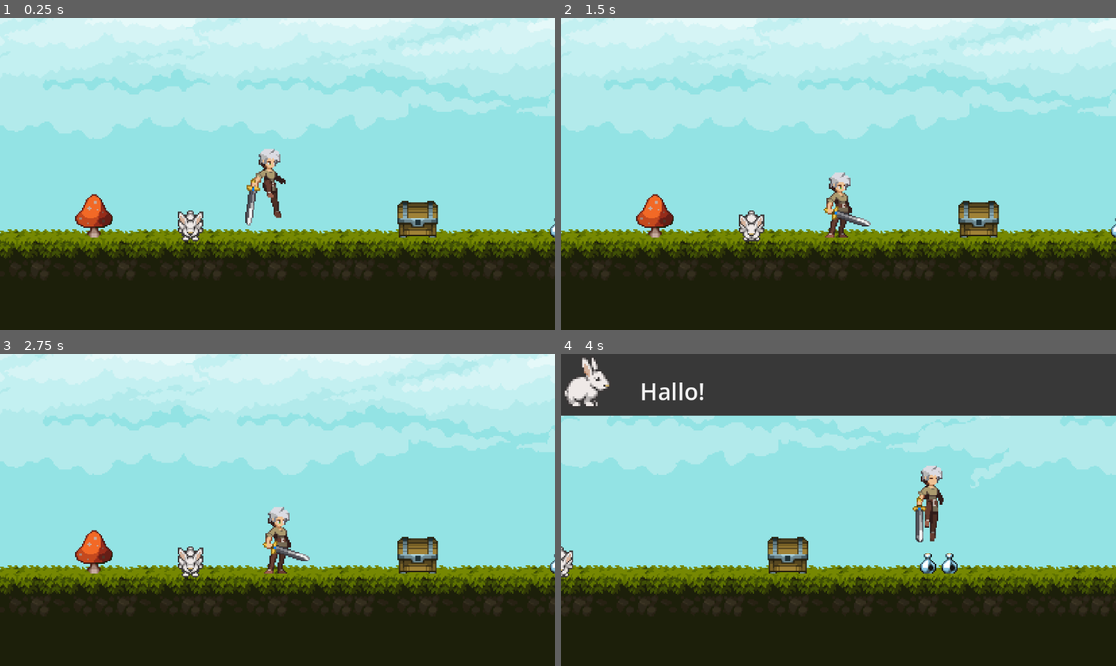
Above: before the commit, frames 1-4 (two rows, left to right).
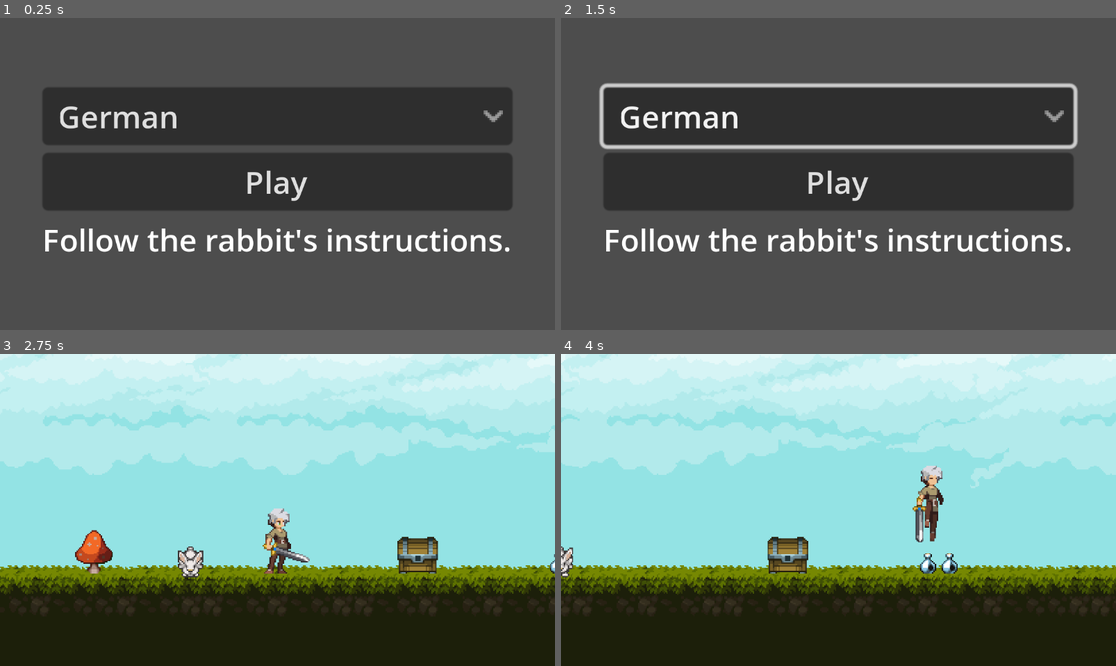
Above: after the commit, the same moments.

Repository: koljapluemer/lingua-escape
Game: Godot game, scene res://Levels/start_menu.tscn
The game is run twice, just before and just after one commit, with the same random seed, the same clock (stepped at 60 frames per second) and the same inputs. Before the commit the project starts from res://Levels/test_level.tscn.
Inputs (mouse positions are in pixels of both pictures, inside the frame that each line leads up to):
- Up to frame 1 (0.25 s): no input
- Up to frame 2 (1.5 s): click (838, 114) at 0.5 s, where only the run after the commit has a clickable "German"; click (838, 180) at 1.25 s, where only the run after the commit has a clickable "Play"
- Up to frame 3 (2.75 s): click (277, 516) at 2 s, where only the run after the commit has a clickable "Play"
- Up to frame 4 (4 s): hold D (right) from 2.78 s (still down); tap Space (jump) at 3.02, 3.77 s

The runs differ from the first frame. In frame 1, 100% of the frame differs, in the area x 0-100%, y 0-100%; in frame 2, 100%; in frame 3, 0.6%; in frame 4, 20%.
Error before the commit: Invalid access to property or key 'id' on a base object of type 'Nil'. (res://Levels/test_level.gd:111)

Commit message:
add rudimentary start menu

Diff:
--- /dev/null
+++ b/Levels/start_menu.gd
@@ -0,0 +1,14 @@
+extends Control
+
+# Called when the node enters the scene tree for the first time.
+func _ready() -> void:
+	pass # Replace with function body.
+
+
+# Called every frame. 'delta' is the elapsed time since the previous frame.
+func _process(delta: float) -> void:
+	pass
+
+
+func _on_button_play_pressed() -> void:
+	get_tree().change_scene_to_file("res://Levels/test_level.tscn")
--- /dev/null
+++ b/Levels/start_menu.tscn
@@ -0,0 +1,43 @@
+[gd_scene load_steps=2 format=3 uid="uid://dm8wkuy1su4w6"]
+
+[ext_resource type="Script" path="res://Levels/start_menu.gd" id="1_5715b"]
+
+[node name="StartMenu" type="Control"]
+layout_mode = 3
+anchors_preset = 15
+anchor_right = 1.0
+anchor_bottom = 1.0
+grow_horizontal = 2
+grow_vertical = 2
+script = ExtResource("1_5715b")
+
+[node name="CenterContainer" type="CenterContainer" parent="."]
+layout_mode = 1
+anchors_preset = 15
+anchor_right = 1.0
+anchor_bottom = 1.0
+grow_horizontal = 2
+grow_vertical = 2
+
+[node name="VBoxContainer" type="VBoxContainer" parent="CenterContainer"]
+layout_mode = 2
+
+[node name="SelectLanguage" type="OptionButton" parent="CenterContainer/VBoxContainer"]
+layout_mode = 2
+item_count = 2
+selected = 0
+popup/item_0/text = "German"
+popup/item_0/id = 0
+popup/item_1/text = "Italian"
+popup/item_1/id = 1
+popup/item_1/disabled = true
+
+[node name="ButtonPlay" type="Button" parent="CenterContainer/VBoxContainer"]
+layout_mode = 2
+text = "Play"
+
+[node name="Label" type="Label" parent="CenterContainer/VBoxContainer"]
+layout_mode = 2
+text = "Follow the rabbit's instructions."
+
+[connection signal="pressed" from="CenterContainer/VBoxContainer/ButtonPlay" to="." method="_on_button_play_pressed"]
--- a/Levels/test_level.gd
+++ b/Levels/test_level.gd
@@ -108,9 +108,10 @@
 	timer.start()
 
 func _on_player_reached_potential_goal(goal):
-	if goal.id == current_goal_object.id and target_hot:
-		target_hot = false
-		give_praise_and_start_next()
+	if target_hot:
+		if goal.id == current_goal_object.id:
+			target_hot = false
+			give_praise_and_start_next()
 
 func _on_tutor_reached_target():
 	demo_started = false
--- a/project.godot
+++ b/project.godot
@@ -11,7 +11,7 @@
 [application]
 
 config/name="SidescrollerQuickstart"
-run/main_scene="res://Levels/test_level.tscn"
+run/main_scene="res://Levels/start_menu.tscn"
 config/features=PackedStringArray("4.2", "Mobile")
 config/icon="res://icon.svg"
 
